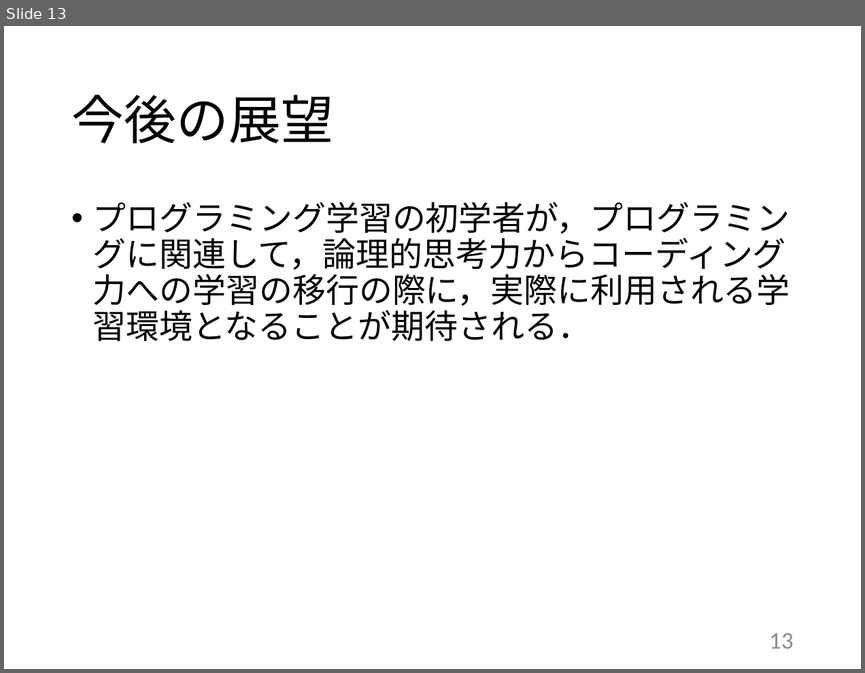
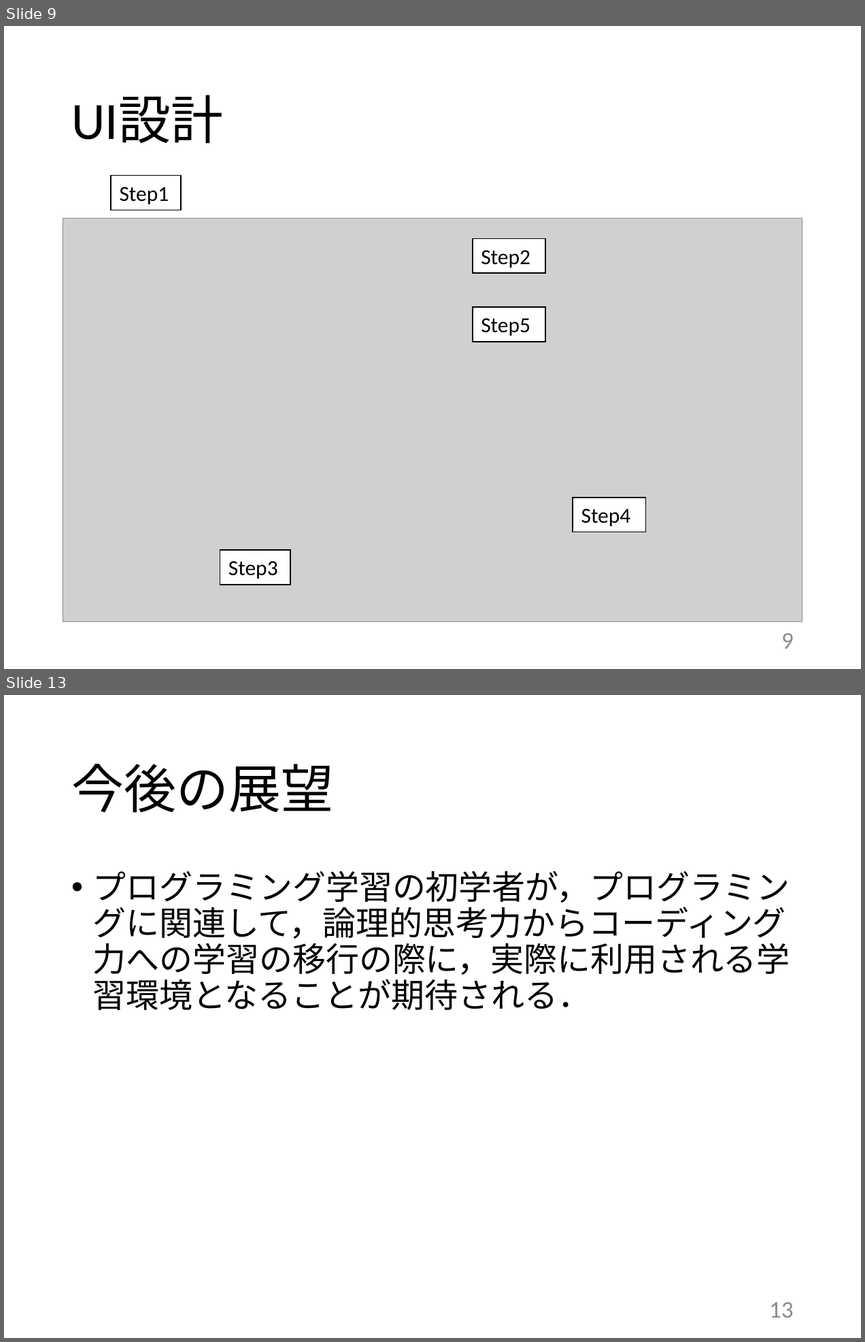
Before and after one commit to kait-takanolab/1821121-shimaoka-thesis, a slide deck: 1821121_shimaoka_thesis.pptx. Shown one above the other, each under a label of ours: slide 13 before the commit, slides 9 and 13 after it; the slides between them are not shown. The pictures are 865x673 and 865x1342 pixels, drawn with LibreOffice and Linux fonts; fonts in the diff are those of the drawing; grey boxes stand for pictures. Boxes give left, top, right and bottom in pixels: in the first picture for what was removed or moved away, otherwise in the second. Text is boxed around its words. In the diff, an @@ line names an element or a change of style, - is before the commit and + after.

```diff
--- a/1821121_shimaoka_thesis.pptx
+++ b/1821121_shimaoka_thesis.pptx
@@ slide 9 added at (4, 26, 861, 669), background #FFFFFF @@
@@ title added at (71, 95, 223, 143), 44 pt, text #000000 @@
+UI設計
@@ rectangle added at (111, 175, 181, 210), fill #FFFFFF, outline #000000 1 pt, 18 pt, text #000000 @@
+Step1
@@ picture added at (63, 218, 802, 622) @@
@@ rectangle added at (473, 238, 545, 273), fill #FFFFFF, outline #000000 1 pt, 18 pt, text #000000 @@
+Step2
@@ rectangle added at (473, 307, 545, 342), fill #FFFFFF, outline #000000 1 pt, 18 pt, text #000000 @@
+Step5
@@ rectangle added at (573, 497, 646, 531), fill #FFFFFF, outline #000000 1 pt, 18 pt, text #000000 @@
+Step4
@@ rectangle added at (220, 550, 290, 584), fill #FFFFFF, outline #000000 1 pt, 18 pt, text #000000 @@
+Step3
@@ page number added at (781, 633, 793, 648), 20 pt, text #8C8C8C @@
+9
```
Also in this commit, not shown: 11 slides changed, 1 other slide added, 3 slides removed.
